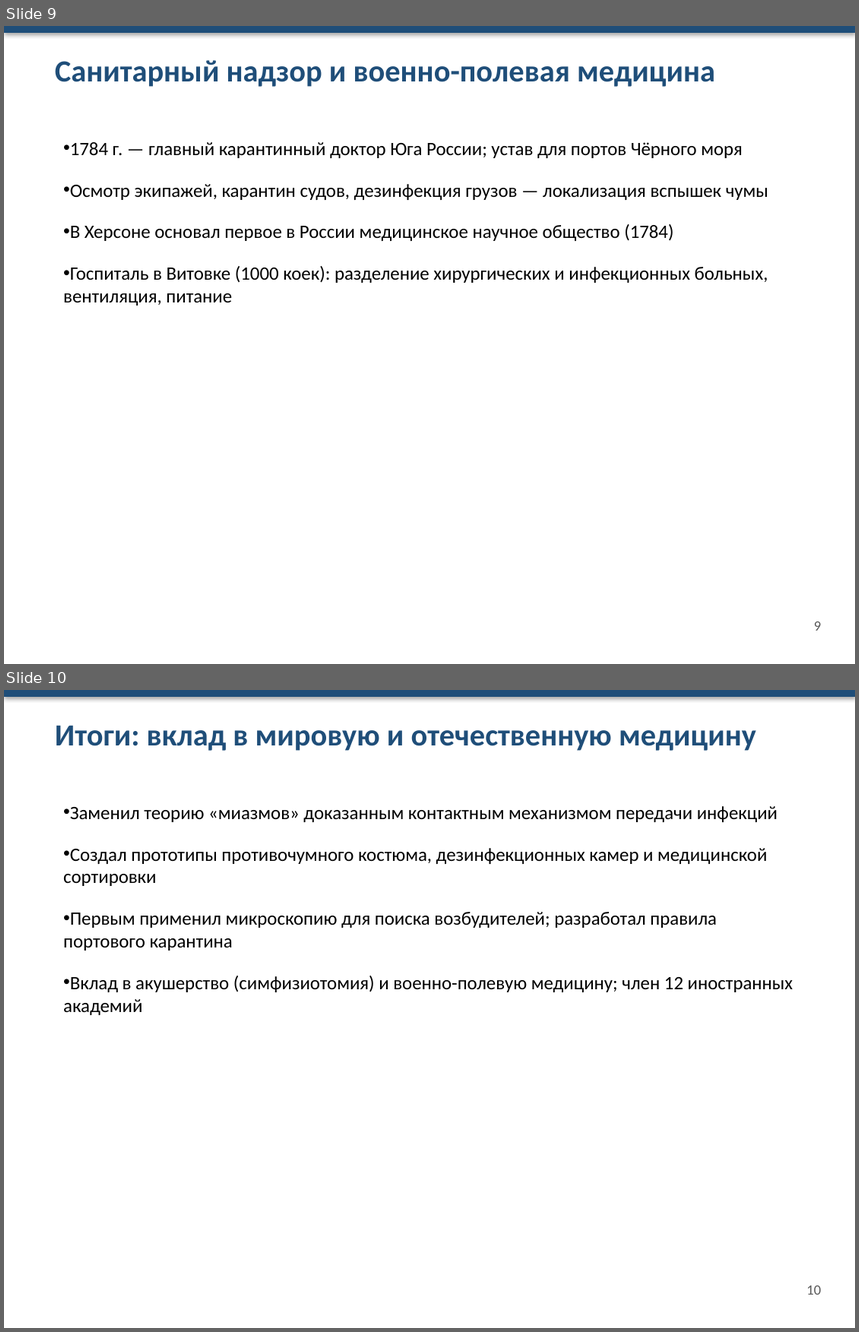
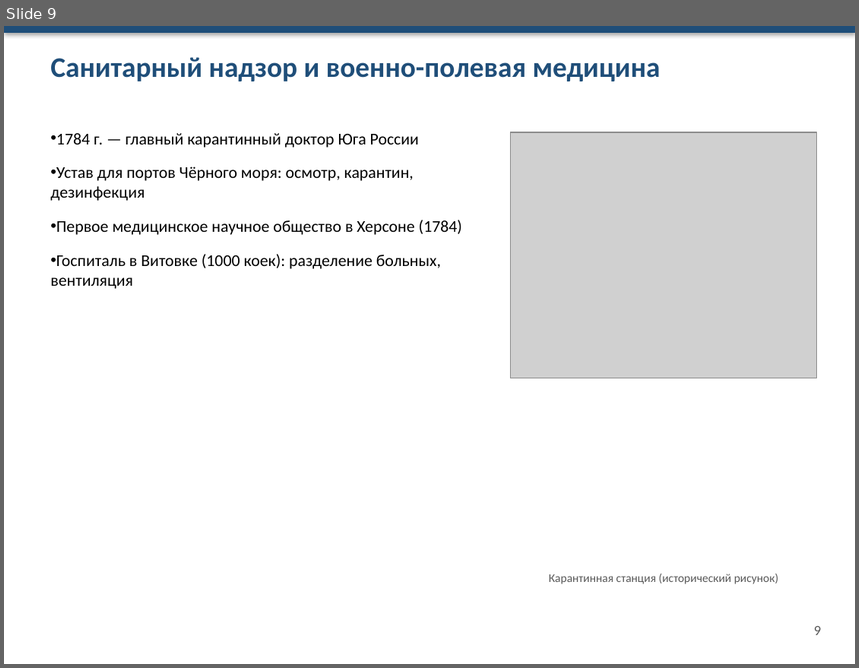
Before and after one commit to Egorka8982/YP_Penin_DB, a slide deck: presentation/Samoylovich_medicina.pptx. Shown one above the other, each under a label of ours: slides 9 and 10 before the commit, slide 9 after it. The pictures are 859x1332 and 859x668 pixels, drawn with LibreOffice and Linux fonts; fonts in the diff are those of the drawing; grey boxes stand for pictures. Boxes give left, top, right and bottom in pixels: in the first picture for what was removed or moved away, otherwise in the second. Text is boxed around its words. In the diff, an @@ line names an element or a change of style, - is before the commit and + after.

```diff
--- a/presentation/Samoylovich_medicina.pptx
+++ b/presentation/Samoylovich_medicina.pptx
@@ slide 10 removed at (4,690,855,1328), background #FFFFFF @@
@@ rectangle removed at (4,690,855,697) @@
@@ text removed at (55,725,756,751) @@
-Итоги: вклад в мировую и отечественную медицину
@@ text removed at (63,806,794,1015) @@
-• Заменил теорию «миазмов» доказанным контактным механизмом передачи инфекций
-• Создал прототипы противочумного костюма, дезинфекционных камер и медицинской сортировки
-• Первым применил микроскопию для поиска возбудителей; разработал правила портового карантина
-• Вклад в акушерство (симфизиотомия) и военно-полевую медицину; член 12 иностранных академий
@@ text removed at (807,1286,821,1295) @@
-10
@@ slide 9 changed as well @@
@@ text "Санитарный надзор и военно-полевая медицина" at (50,57,661,81): size 26 to 24 pt @@
@@ text at (50,133,462,289): text changed; size 16 to 14 pt @@
-• 1784 г. — главный карантинный доктор Юга России; устав для портов Чёрного моря
-• Осмотр экипажей, карантин судов, дезинфекция грузов — локализация вспышек чумы
-• В Херсоне основал первое в России медицинское научное общество (1784)
-• Госпиталь в Витовке (1000 коек): разделение хирургических и инфекционных больных, вентиляция, питание
+• 1784 г. — главный карантинный доктор Юга России
+• Устав для портов Чёрного моря: осмотр, карантин, дезинфекция
+• Первое медицинское научное общество в Херсоне (1784)
+• Госпиталь в Витовке (1000 коек): разделение больных, вентиляция
@@ picture added at (510,132,817,379) @@
@@ text added at (549,574,778,585), 10 pt, text #595959 @@
+Карантинная станция (исторический рисунок)
@@ text "9": place and size @@
-text "9" at (814,622,821,631)
+text "9" at (814,626,821,636)
```
Also in this commit, not shown: 8 other slides changed, 1 slide added.
